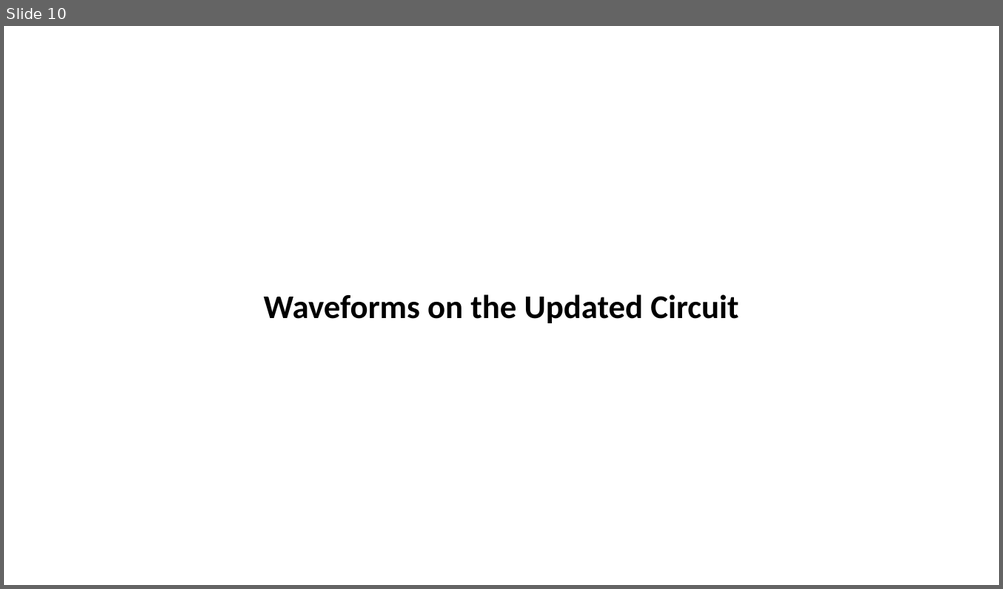
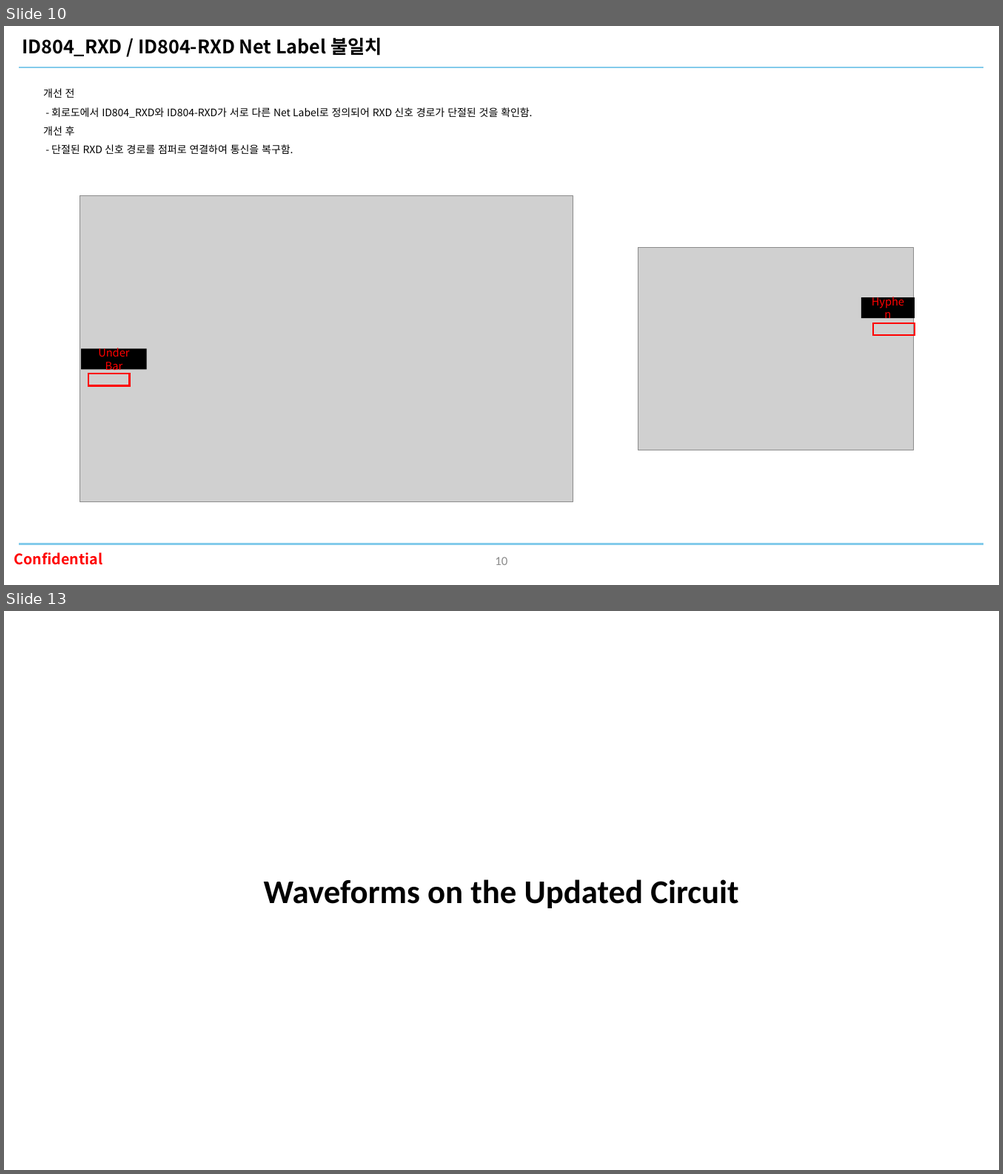
Before and after one commit to oio9595/Global_Technologies_FW, a slide deck: ID804/ID804_FA_Board/Docs/id804_fa_board_hw_issue_260908.pptx. Shown one above the other, each under a label of ours: slide 10 before the commit, slides 10 and 13 after it; the slides between them are not shown. The pictures are 1003x589 and 1003x1174 pixels, drawn with LibreOffice and Linux fonts; fonts in the diff are those of the drawing; grey boxes stand for pictures; background and template pictures are left out. Boxes give left, top, right and bottom in pixels: in the first picture for what was removed or moved away, otherwise in the second. Text is boxed around its words. In the diff, an @@ line names an element or a change of style, - is before the commit and + after.

```diff
--- a/ID804/ID804_FA_Board/Docs/id804_fa_board_hw_issue_260908.pptx
+++ b/ID804/ID804_FA_Board/Docs/id804_fa_board_hw_issue_260908.pptx
@@ slide 10 added at bbox=[4, 26, 999, 585], background #FFFFFF @@
@@ text added at bbox=[22, 38, 382, 56], 18 pt, text #000000, bold @@
+ID804_RXD / ID804-RXD Net Label 불일치
@@ line added from (19, 67) to (984, 67), #83CBEB 1.5 pt @@
@@ text added at bbox=[43, 88, 532, 154], 10 pt, text #000000 @@
+개선 전
+- 회로도에서 ID804_RXD와 ID804-RXD가 서로 다른 Net Label로 정의되어 RXD 신호 경로가 단절된 것을 확인함.
+개선 후
+- 단절된 RXD 신호 경로를 점퍼로 연결하여 통신을 복구함.
@@ picture added at bbox=[80, 195, 572, 502] @@
@@ picture added at bbox=[638, 247, 913, 451] @@
@@ rectangle added at bbox=[861, 298, 914, 318], fill #000000, 10.5 pt, text #FF0000 @@
+Hyphen
@@ rectangle added at bbox=[874, 323, 914, 335], outline #FF0000 1.5 pt @@
@@ rectangle added at bbox=[81, 349, 147, 370], fill #000000, 10.5 pt, text #FF0000 @@
+Under Bar
@@ rectangle added at bbox=[88, 374, 129, 386], outline #FF0000 1.5 pt @@
@@ text added at bbox=[14, 553, 103, 565], 14 pt, text #FF0000, bold @@
+Confidential
@@ line added from (19, 545) to (984, 545), #83CBEB 1.5 pt @@
@@ page number added at bbox=[495, 557, 507, 565], 12 pt, text #8C8C8C @@
+10
@@ what was slide 10 is now slide 13 @@
```
Also in this commit, not shown: 8 slides changed, 4 other slides added, 2 slides removed, 4 other files.
